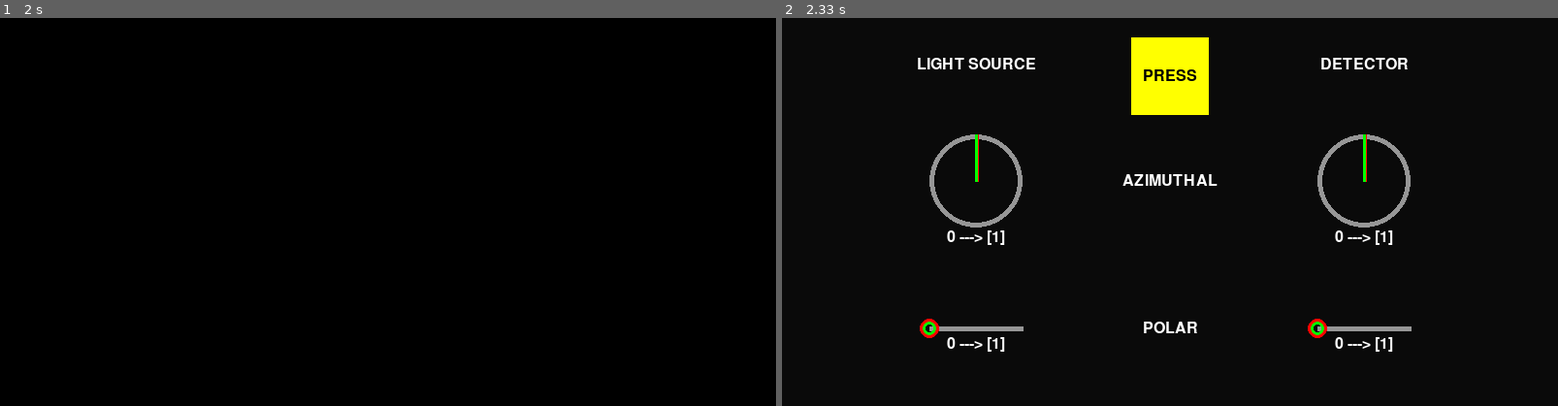
Above: before the commit, frames 1-2 (left to right).
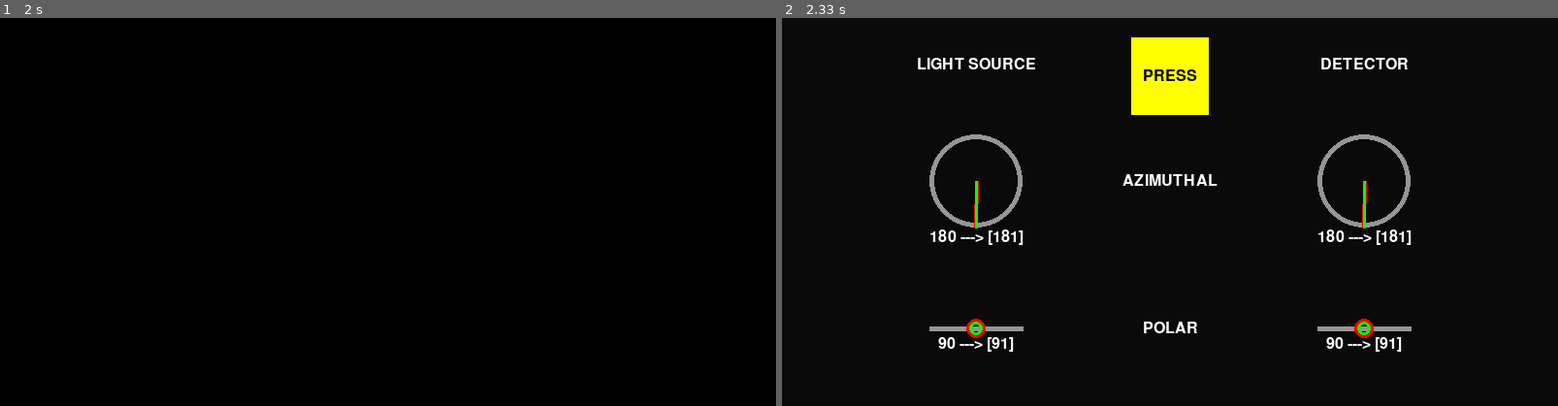
Above: after the commit, the same moments.

Repository: jprbafry/UML_OSMD
Game: pygame game, started from coding/raspberry/demo_fair/ctrl_gui_interface.py
The game is run twice, just before and just after one commit, with the same random seed, the same clock (stepped at 60 frames per second) and the same inputs.
Inputs (mouse positions are in pixels of both pictures, inside the frame that each line leads up to):
- Up to frame 1 (2 s): press the mouse at (263, 83) at 1.87 s; move the mouse to (403, 134) at 1.97 s
- Up to frame 2 (2.33 s): release the mouse at (1325, 180) at 2.1 s; click "PRESS" at 2.22 s

Frame 1 is identical in both runs. In frame 2, 1.1% of the frame differs, in the area x 17-82%, y 30-86%.

Commit message:
Modifying GUI to account for PCB layout (motor numbers)

Diff:
--- a/coding/raspberry/demo_fair/ctrl_gui_interface.py
+++ b/coding/raspberry/demo_fair/ctrl_gui_interface.py
@@ -33,13 +33,13 @@
                 return
 
             # Update current values of knobs and sliders
-            ctrl_panel.knobs[0].update_current_value(vals[0])
-            ctrl_panel.sliders[0].update_current_value(vals[1])
+            ctrl_panel.knobs[0].update_current_value(vals[3])
+            ctrl_panel.sliders[0].update_current_value(vals[0])
             ctrl_panel.knobs[1].update_current_value(vals[2])
-            ctrl_panel.sliders[1].update_current_value(vals[3])
+            ctrl_panel.sliders[1].update_current_value(vals[1])
 
         except Exception as e:
-            print(f"[A RECEIVE ERROR] {e}")
+            print(f"{msg}")
 
     sm.on_receive = on_receive
     sm.start()
@@ -51,10 +51,10 @@
         while ctrl_panel.running:
             try:
                 # Read current desired values from the panel
-                val1 = ctrl_panel.knobs[0].new_des_val
-                val2 = ctrl_panel.sliders[0].new_des_val
-                val3 = ctrl_panel.knobs[1].new_des_val
-                val4 = ctrl_panel.sliders[1].new_des_val
+                val4 = ctrl_panel.knobs[0].new_des_val      # Motor 4 (PCB layout): Light Source Azimuthal
+                val1 = ctrl_panel.sliders[0].new_des_val    # Motor 1 (PCB layout): Light Source Polar
+                val3 = ctrl_panel.knobs[1].new_des_val      # Motor 3 (PCB layout): Detector Azimuthal
+                val2 = ctrl_panel.sliders[1].new_des_val    # Motor 2 (PCB layout): Detector Polar
 
                 # Format message
                 msg = f"{val1:.1f},{val2:.1f},{val3:.1f},{val4:.1f}"
--- a/coding/raspberry/demo_fair/ui.py
+++ b/coding/raspberry/demo_fair/ui.py
@@ -22,10 +22,10 @@
         self.min_val = min_val
         self.max_val = max_val
         self.angle = math.radians(min_val)
-        self.old_des_val = min_val
-        self.new_des_val = min_val
-        self.old_cur_val = min_val
-        self.new_cur_val = min_val
+        self.old_des_val = max_val/2
+        self.new_des_val = max_val/2
+        self.old_cur_val = max_val/2
+        self.new_cur_val = max_val/2
         self.dragging = False
         self.font = font
 
@@ -84,10 +84,10 @@
         self.width = width
         self.min_val = min_val
         self.max_val = max_val
-        self.old_des_val = min_val
-        self.new_des_val = min_val
-        self.old_cur_val = min_val
-        self.new_cur_val = min_val
+        self.old_des_val = max_val/2
+        self.new_des_val = max_val/2
+        self.old_cur_val = max_val/2
+        self.new_cur_val = max_val/2
         self.dragging = False
         self.font = font
 
